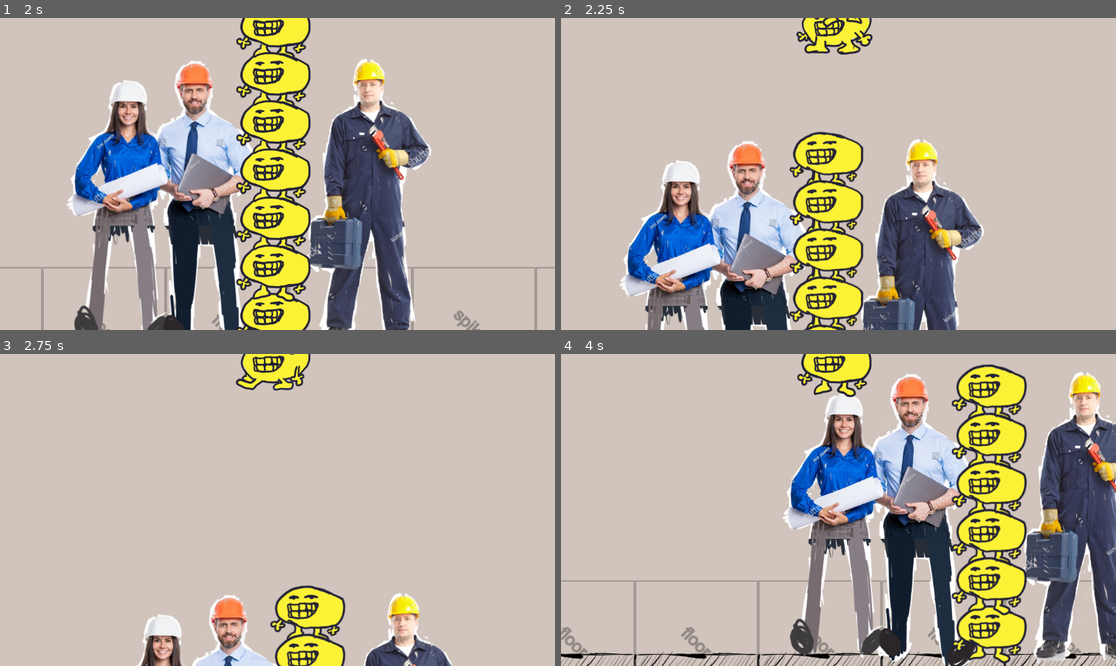
Above: before the commit, frames 1-4 (two rows, left to right).
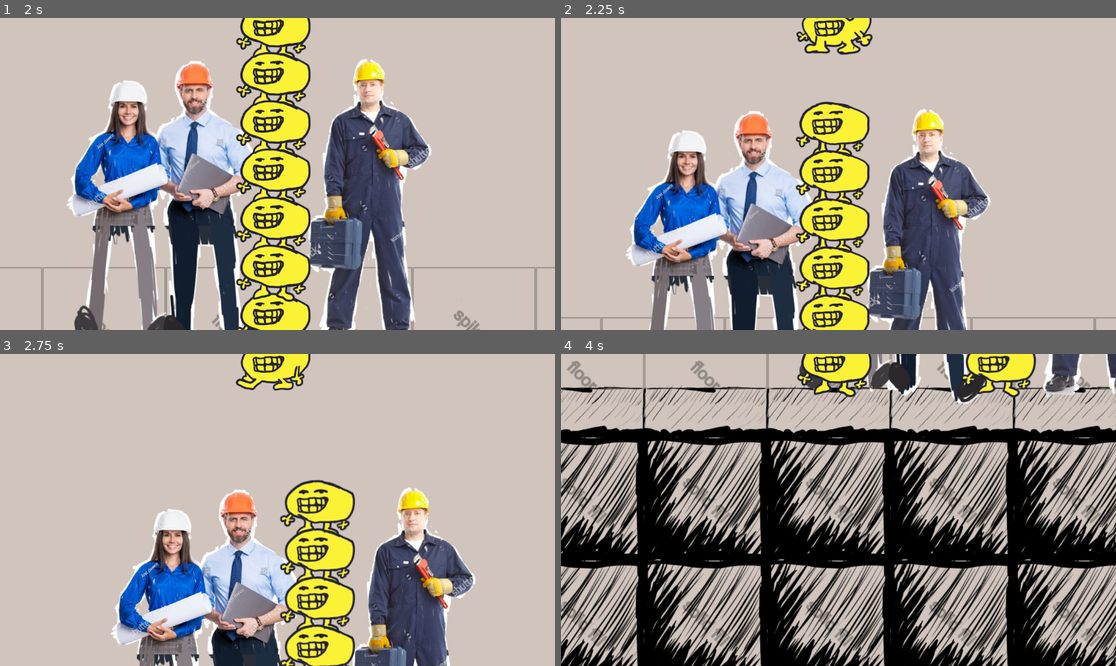
Above: after the commit, the same moments.

Repository: JCoMcL/gourt-game
Game: Godot game, scene res://level sketch.tscn
The game is run twice, just before and just after one commit, with the same random seed, the same clock (stepped at 60 frames per second) and the same inputs.
Inputs (mouse positions are in pixels of both pictures, inside the frame that each line leads up to):
- Up to frame 1 (2 s): drag from (277, 30) to (277, 136) at 0.52 s; drag from (277, 317) to (277, 30) at 1.27 s
- Up to frame 2 (2.25 s): move the mouse to (838, 77) at 2.02 s; hold Left (go left) from 2.03 s (still down); hold Space (break stack) from 2.03 s (still down); click (838, 77) at 2.17 s
- Up to frame 3 (2.75 s): keep holding Left (go left); keep holding Space (break stack); right-click (277, 413) at 2.3 s
- Up to frame 4 (4 s): release Left (go left) at 2.75 s; release Space (break stack) at 2.75 s; drag from (871, 659) to (838, 363) at 2.77 s; drag from (943, 662) to (943, 569) at 3.52 s

Frame 1 is identical in both runs. In frame 2, 30% of the frame differs, in the area x 0-100%, y 0-100%; in frame 3, 24%; in frame 4, 73%.

Commit message:
final cleanup

Diff:
--- a/click_detector.gd
+++ /dev/null
@@ -1,34 +0,0 @@
-extends Area2D
-
-var query = PhysicsPointQueryParameters2D.new()
-func _ready() -> void:
-	query.collide_with_areas = true
-	query.collide_with_bodies = false
-	query.collision_mask = 4
-	#input_event.connect(on_input_event)
-
-func collider_distance_from_pointer(o):
-	return (o.collider.global_position - query.position).length_squared()
-func compare_distance(a,b):
-	return collider_distance_from_pointer(a) < collider_distance_from_pointer(b)
-
-func _input_event(viewport: Node, ev: InputEvent, shape_idx: int):
-	if ev.is_action_pressed("probe"):
-		get_parent().identify()
-
-func _input(event: InputEvent) -> void:
-	if event.is_action_pressed("probe"):
-		query.position = get_global_mouse_position()
-		var collision_objects = get_world_2d().direct_space_state.intersect_point(query)
-		if not collision_objects.size():
-			return
-
-		collision_objects.sort_custom(compare_distance)
-
-		var what = collision_objects.pop_front().collider
-		what.click.emit()
-		for col_obj in collision_objects:
-			var c = col_obj.collider
-			if c.input_pickable:
-				c.nearby_click.emit(c.to_local(query.position), what)
-				return
--- a/goon.gd
+++ b/goon.gd
@@ -15,6 +15,17 @@
 func _input(ev: InputEvent):
 	pass
 
+func identify(lines = []):
+	for s in [
+		"\nI am %s" % name
+	] + lines:
+		if s:
+			print(s)
+
+func _input_event(viewport: Node, ev: InputEvent, shape_idx: int):
+	if ev.is_action_pressed("probe"):
+		identify()
+
 func command(commands: Commands) -> void:
 	pass
 
--- a/gourt.gd
+++ b/gourt.gd
@@ -44,16 +44,13 @@
 		return x_direction(v.x)
 	return y_direction(v.y)
 
-func identify():
-	for s in [
-		"\nI am %s" % name,
+func identify(lines = []):
+	super([
 		"My Head Friend: %s" % head_friend.name if head_friend else "",
 		"My Foot Friend: %s" % foot_friend.name if foot_friend else "",
 		"Am at {0} local, {1} global".format([position, global_position]),
 		"I would like to be at %s" % Gourtilities.global_perch_position(foot_friend) if foot_friend else ""
-	]:
-		if s:
-			print(s)
+	])
 
 func flip() -> void:
 	transform.x *= -1
@@ -128,7 +125,7 @@
 
 func _input(ev: InputEvent) -> void:
 	if ev.is_action_pressed("break stack") && foot_friend:
-		break_stack(300)
+		break_stack(200)
 
 var walk_target: float
 func command(c: Commands) -> void:
--- a/gourt.tscn
+++ b/gourt.tscn
@@ -1,8 +1,7 @@
-[gd_scene load_steps=20 format=3 uid="uid://bdhee0fbyvgae"]
+[gd_scene load_steps=18 format=3 uid="uid://bdhee0fbyvgae"]
 
 [ext_resource type="Script" uid="uid://d2jc10mybkqtt" path="res://gourt.gd" id="1_wkvig"]
 [ext_resource type="Texture2D" uid="uid://cq1kakogmn7t6" path="res://gourts/bodies/body0006.png" id="2_3k4ux"]
-[ext_resource type="Script" uid="uid://cjupo8pnmsvny" path="res://click_detector.gd" id="2_mf72d"]
 [ext_resource type="Texture2D" uid="uid://cituclbbjentt" path="res://gourts/bodies/body0012.png" id="2_qj5og"]
 [ext_resource type="Texture2D" uid="uid://cm1o8oeffjvgo" path="res://gourts/bodies/body0013.png" id="3_40a1h"]
 [ext_resource type="Texture2D" uid="uid://cupngaqbdpm6h" path="res://gourts/bodies/body0007.png" id="3_pl8a0"]
@@ -14,9 +13,6 @@
 [ext_resource type="Texture2D" uid="uid://bgoq4qhdii5c" path="res://gourts/faces/face0052.png" id="11_1t1hs"]
 [ext_resource type="Texture2D" uid="uid://dcrjfhksr5epn" path="res://gourts/faces/face0053.png" id="12_7e36x"]
 [ext_resource type="Texture2D" uid="uid://etf1m74kmrmi" path="res://gourts/faces/face0051.png" id="13_qsg7y"]
-
-[sub_resource type="CircleShape2D" id="CircleShape2D_th8ej"]
-radius = 75.0
 
 [sub_resource type="CapsuleShape2D" id="CapsuleShape2D_q10vy"]
 radius = 47.0
@@ -88,15 +84,6 @@
 floor_max_angle = 1.39626
 script = ExtResource("1_wkvig")
 
-[node name="ClickDetector" type="Area2D" parent="."]
-collision_layer = 16
-collision_mask = 0
-priority = 99
-script = ExtResource("2_mf72d")
-
-[node name="CollisionShape2D" type="CollisionShape2D" parent="ClickDetector"]
-shape = SubResource("CircleShape2D_th8ej")
-
 [node name="CollisionShape2D" type="CollisionShape2D" parent="."]
 rotation = 1.5708
 shape = SubResource("CapsuleShape2D_q10vy")
@@ -118,7 +105,7 @@
 
 [node name="Gaura" type="Area2D" parent="."]
 collision_layer = 8
-collision_mask = 12
+collision_mask = 8
 
 [node name="CollisionShape2D" type="CollisionShape2D" parent="Gaura"]
 shape = SubResource("CircleShape2D_nsfnc")
--- a/level sketch.tscn
+++ b/level sketch.tscn
@@ -173,5 +173,5 @@
 player_character = NodePath("../Gourt Stack/Gourt1")
 metadata/_custom_type_script = "uid://cdsy208jbfkdj"
 
-[node name="Gourt" parent="." instance=ExtResource("13_jr0nx")]
+[node name="Rogue Gourt" parent="." instance=ExtResource("13_jr0nx")]
 position = Vector2(2097, -1006)
--- a/yeeter.gd
+++ /dev/null
@@ -1,13 +0,0 @@
-extends Area2D
-
-func _ready():
-	connect("body_entered", Callable(self, "_on_body_entered"))
-
-func _on_body_entered(body: Node):
-	if body is CharacterBody2D:
-		body.yeetonate()
-		print("%s had left the scene" % body.name)
-
-# Called every frame. 'delta' is the elapsed time since the previous frame.
-func _process(delta: float) -> void:
-	pass
Not shown, removed: click_detector.gd.uid
Not shown, removed: yeeter.gd.uid
